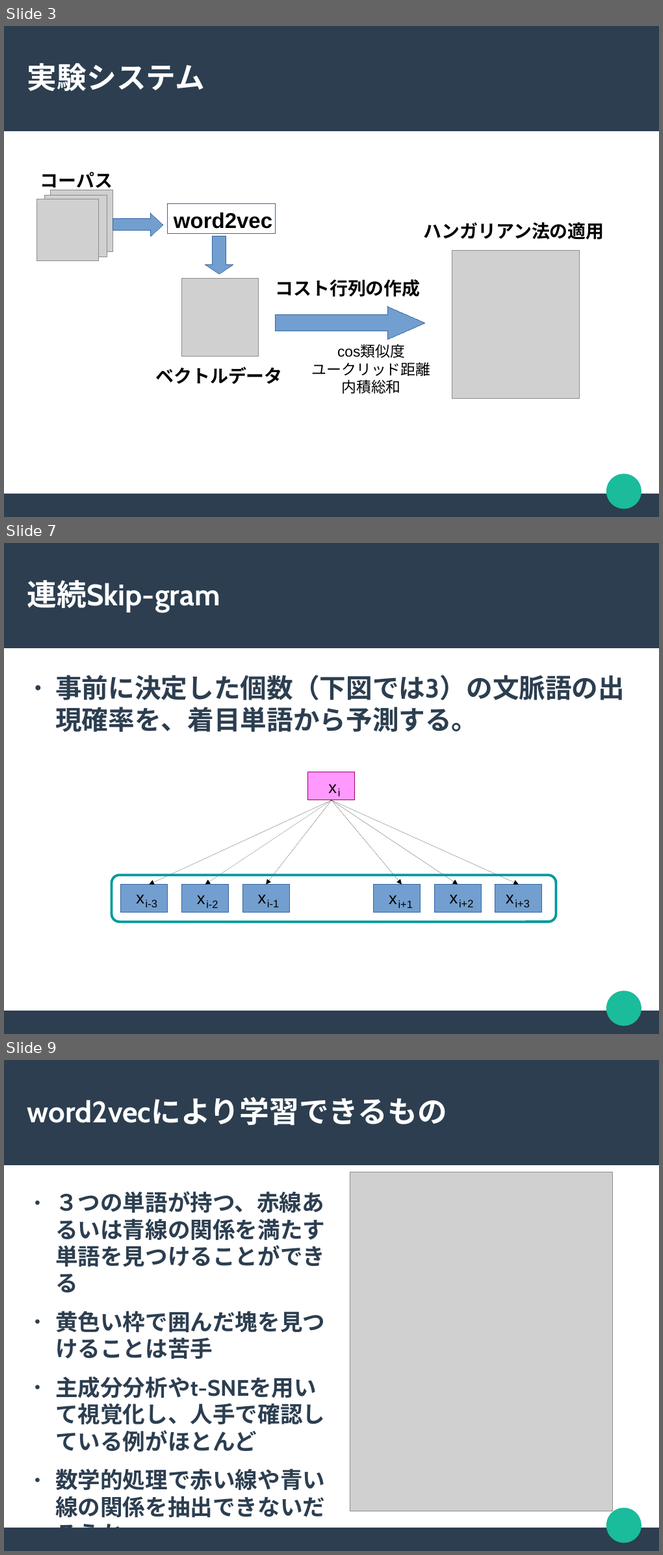
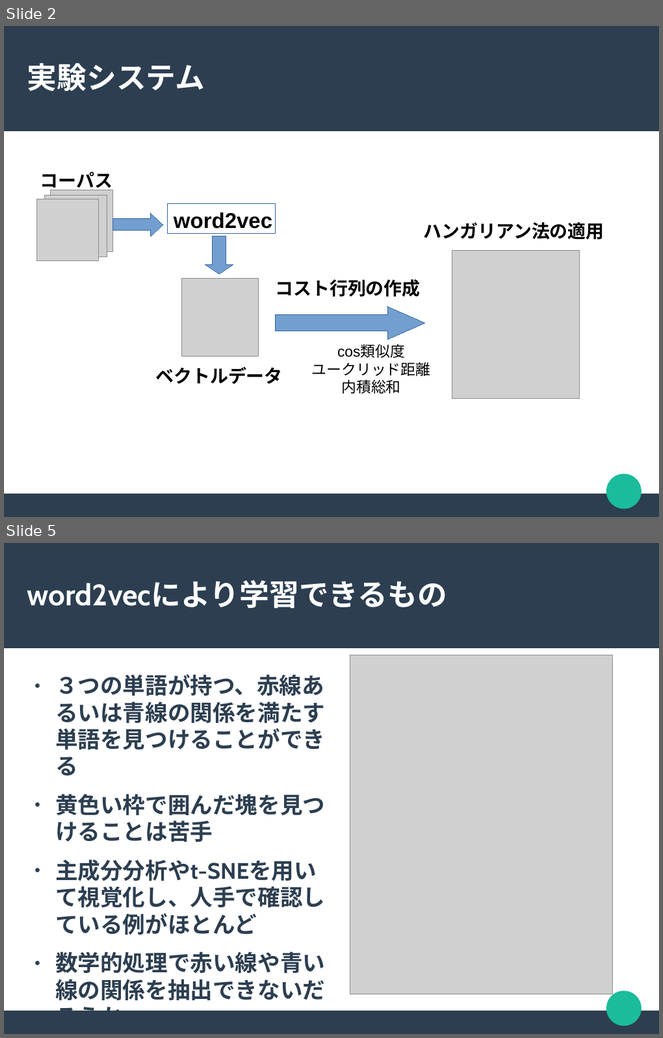
Before and after one commit to chocolaolantan/thesis, a slide deck: note/ハンガリアン法による語の相似関係抽出.odp. Shown one above the other, each under a label of ours: slides 3, 7 and 9 before the commit, slides 2 and 5 after it; the slides between them are not shown. The pictures are 663x1555 and 663x1038 pixels, drawn with LibreOffice and Linux fonts; fonts in the diff are those of the drawing; grey boxes stand for pictures. Boxes give left, top, right and bottom in pixels: in the first picture for what was removed or moved away, otherwise in the second. Text is boxed around its words. In the diff, an @@ line names an element or a change of style, - is before the commit and + after.

```diff
--- a/note/ハンガリアン法による語の相似関係抽出.odp
+++ b/note/ハンガリアン法による語の相似関係抽出.odp
@@ slide 7 removed at (4, 543, 659, 1034), background #FFFFFF; not listed: 3 template elements that a slide beside it also shows @@
@@ title removed at (27, 580, 220, 613) @@
-連続Skip-gram
@@ text removed at (55, 675, 625, 732) @@
-● 事前に決定した個数（下図では3）の文脈語の出現確率を、着目単語から予測する。
@@ rectangle removed at (308, 772, 356, 800) @@
@@ text removed at (328, 784, 337, 793) @@
-x
@@ text removed at (338, 789, 341, 797) @@
-i
@@ arrow removed from (332, 800) to (149, 885) @@
@@ arrow removed from (332, 800) to (206, 885) @@
@@ arrow removed from (332, 800) to (266, 885) @@
@@ arrow removed from (332, 800) to (402, 885) @@
@@ arrow removed from (332, 800) to (458, 885) @@
@@ arrow removed from (332, 800) to (519, 885) @@
@@ rounded rectangle removed at (112, 875, 556, 923) @@
@@ rectangle removed at (121, 885, 168, 913) @@
@@ rectangle removed at (181, 885, 229, 913) @@
@@ rectangle removed at (243, 885, 290, 913) @@
@@ rectangle removed at (374, 885, 421, 913) @@
@@ rectangle removed at (434, 885, 482, 913) @@
@@ rectangle removed at (495, 885, 543, 913) @@
@@ text removed at (136, 895, 144, 904) @@
-x
@@ text removed at (146, 900, 157, 908) @@
-i-3
@@ text removed at (197, 895, 206, 904) @@
-x
@@ text removed at (206, 901, 218, 908) @@
-i-2
@@ text removed at (258, 895, 267, 904) @@
-x
@@ text removed at (267, 900, 279, 908) @@
-i-1
@@ text removed at (389, 895, 397, 904) @@
-x
@@ text removed at (399, 901, 413, 908) @@
-i+1
@@ text removed at (450, 895, 458, 904) @@
-x
@@ text removed at (459, 900, 473, 908) @@
-i+2
@@ text removed at (506, 895, 514, 904) @@
-x
@@ text removed at (516, 900, 530, 908) @@
-i+3
@@ what was slide 3 is now slide 2 @@
@@ what was slide 9 is now slide 5 @@
```
Also in this commit, not shown: 1 slide changed, 6 slides added, 8 other slides removed, 10 other files.
